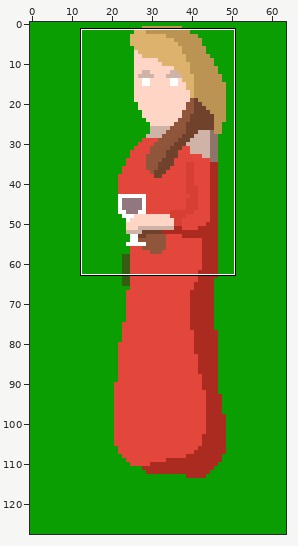
File history of a pixel-art file, res/mother.aseprite. Above, an overview of the earlier version with the close-up marked.
Close-up. The starting point:
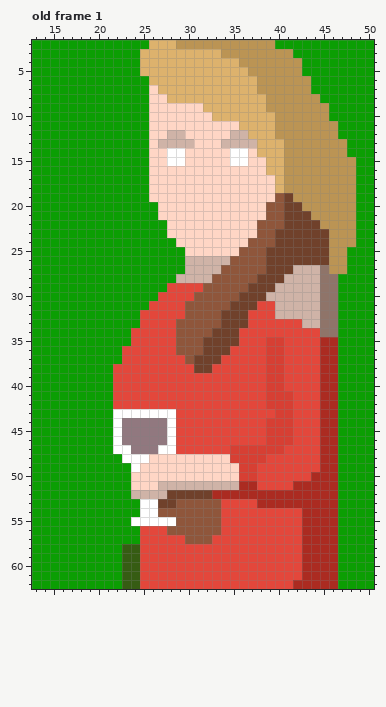
64x128 pixels, 4 frames. Colours within 5 levels of each other are drawn and written as one. Shown: old frame 1: x 13..50, y 2..62. The commit also changed other frames or places, which this record leaves out.
The result:
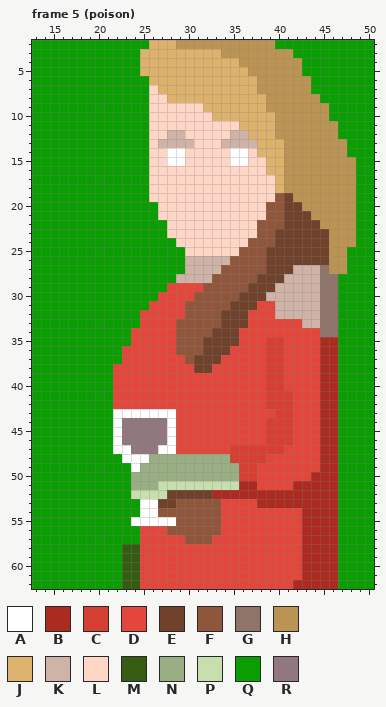
Palette (. is transparent): A #ffffff  B #ab2b21  C #d73f33  D #e3473b  E #70412b  F #8f563b  G #8f7469  H #bb9454  J #ddb26d  K #cfb3a7  L #ffd6c5  M #365c13  N #99af83  P #c6dfad  Q #0b9e03  R #91787f
A new or re-ordered frame is compared with the old frame closest to it.
The edit:
frames 4 -> 9
Changed rows in their new state; - is an unchanged pixel.
Frame 5 (poison) is new; against old frame 1:
first column x 24:
48 --NNNNNNNNN-
49 -NNNNNNNNNNN
50 NNNNNNNNNNNN
51 NNNPPPPPPPPP
52 PPPP--------
